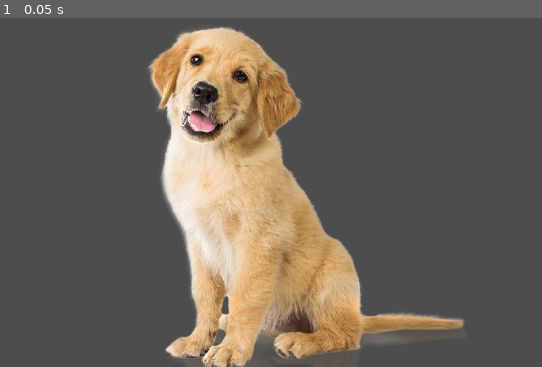
Above: before the commit, frame 1.
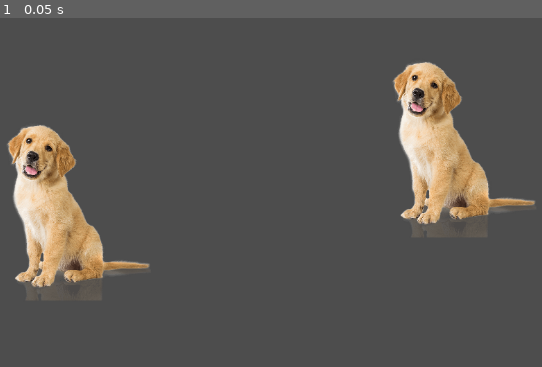
Above: after the commit, the same moment.

Repository: bezark/FCLC-in-class-lab-demo
Game: Godot game, scene res://intro_scene.tscn
Two runs of this game, one before a commit and one after it. Both use one fixed random seed, a clock stepped at 60 frames per second and the inputs below. The project has no main scene, so this scene is started directly.
Inputs:
- Up to frame 1 (0.05 s): no input

The runs differ from the first frame. In frame 1, 36% of the frame differs, in the area x 1-99%, y 2-100%.

Commit message:
Added extra puppy

Diff:
--- a/intro_scene.tscn
+++ b/intro_scene.tscn
@@ -5,6 +5,11 @@
 [node name="IntroScene" type="Node2D"]
 
 [node name="Puppy" type="Sprite2D" parent="."]
-position = Vector2(557.875, 385.244)
-scale = Vector2(0.348039, 0.348039)
+position = Vector2(236, 407)
+scale = Vector2(0.156863, 0.165148)
 texture = ExtResource("1_7sc33")
+
+[node name="Puppy2" type="Sprite2D" parent="."]
+position = Vector2(792, 316)
+scale = Vector2(0.156863, 0.165148)
+texture = ExtResource("1_7sc33")
